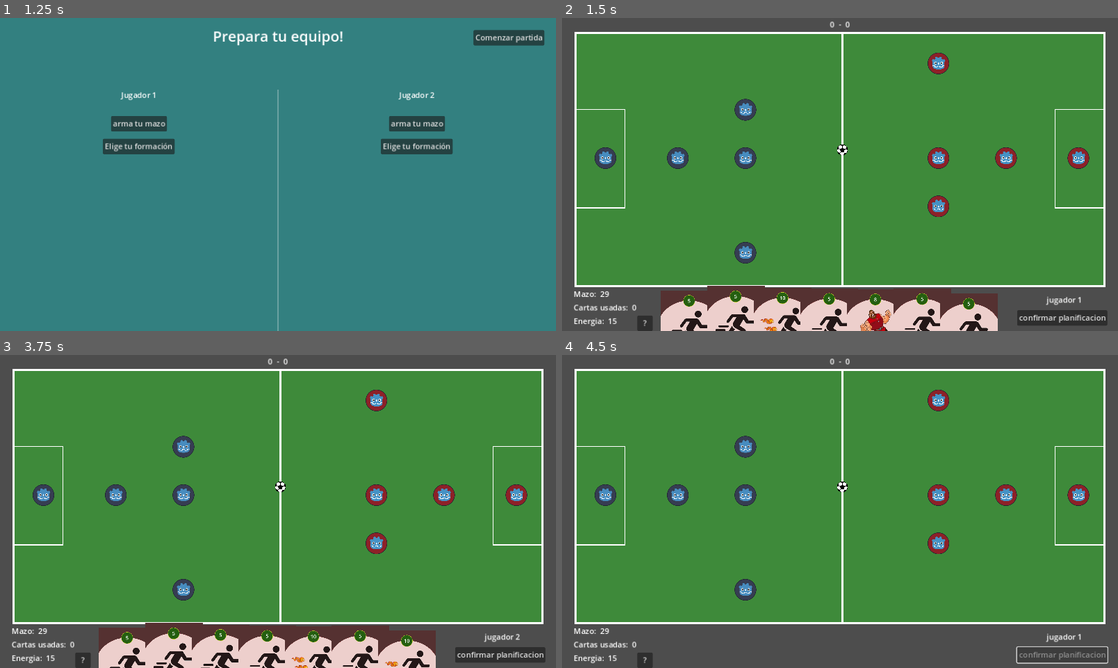
Above: before the commit, frames 1-4 (two rows, left to right).
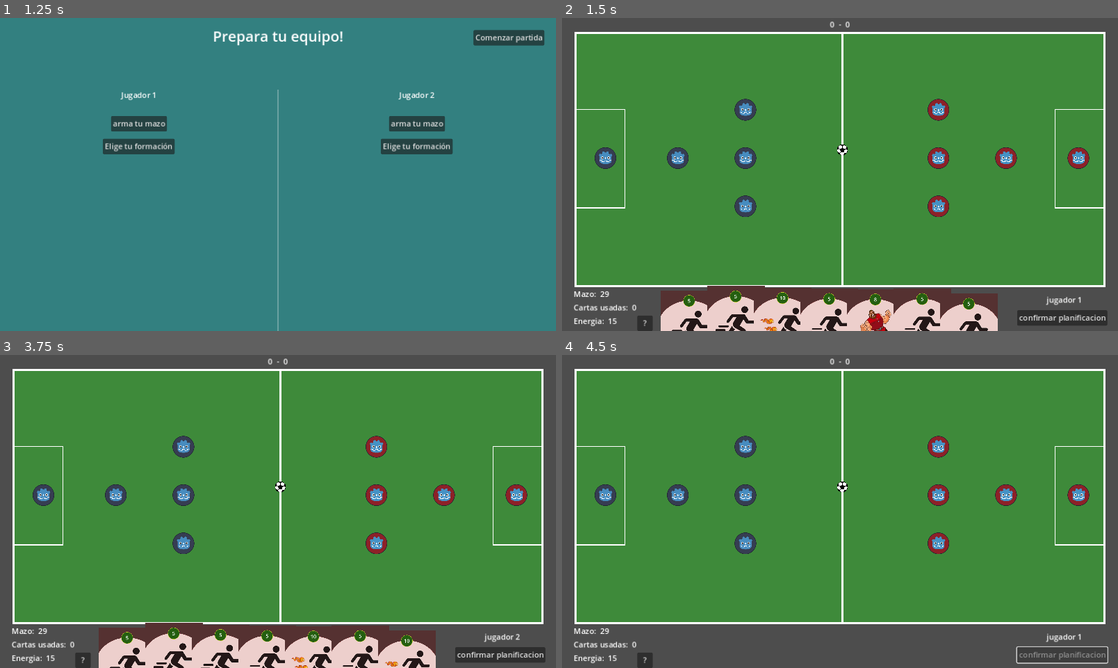
Above: after the commit, the same moments.

Repository: CardozoCasariegoLuciano/IDV_Boss_2024_S2
Game: Godot game, scene res://Views/main_menu/main_menu.tscn
Two runs of this game, one before a commit and one after it. Both use one fixed random seed, a clock stepped at 60 frames per second and the inputs below.
Inputs:
- Up to frame 1 (1.25 s): click "Nuevo juego" at 0.5 s
- Up to frame 2 (1.5 s): click "Comenzar partida" at 1.25 s
- Up to frame 3 (3.75 s): click "confirmar planificacion" at 2 s; click "?" at 2.75 s; click "Estoy listo" at 3.5 s
- Up to frame 4 (4.5 s): click "confirmar planificacion" at 4.25 s

Frame 1 is identical in both runs. In frame 2, 0.9% of the frame differs, in the area x 31-70%, y 11-79%; in frame 3, 0.9%; in frame 4, 0.9%.

Commit message:
restaurada la formacion 1, el usuario no puede jugar una carta mientras espera una accion de mover

Diff:
--- a/entities/carts/cart_template/card_template.gd
+++ b/entities/carts/cart_template/card_template.gd
@@ -56,6 +56,12 @@
 func after_set_data():
 	pass
 
+func _process(delta: float) -> void:
+	if(Global.is_waiting_action):
+		visible = false
+	else:
+		visible = true
+
 func _on_discard_card() -> void:
 	Deck.use_and_discard_card(self)
 	change_card_visibility(false)
--- a/entities/carts/cart_template/panel.gd
+++ b/entities/carts/cart_template/panel.gd
@@ -11,6 +11,7 @@
 
 func _get_drag_data(_at_position: Vector2) -> Variant:
 	if !card_sprite.visible: return
+	if(Global.is_waiting_action): return
 	Global.try_to_use_card.emit(Global.current_player_energy >= card.energy_cost)
 
 	var preview_cart = card_sprite.duplicate()
@@ -33,11 +34,11 @@
 	data.change_card_visibility(true)
 
 func _on_mouse_entered() -> void:
-	if(!is_hover and can_hover):
+	if(!is_hover and can_hover and !Global.is_waiting_action):
 		hover(1)
 
 func _on_mouse_exited() -> void:
-	if(is_hover and can_hover):
+	if(is_hover and can_hover and !Global.is_waiting_action):
 		hover(-1)
 
 func _on_gui_input(event: InputEvent) -> void:
--- a/entities/carts/movements/move_card/move_card.gd
+++ b/entities/carts/movements/move_card/move_card.gd
@@ -34,6 +34,7 @@
 		if event.button_index == MOUSE_BUTTON_LEFT  and !event.pressed:
 			click_last_value =  event.position
 			player.selected.visible = false
+			Global.is_waiting_action = false
 			player = null
 
 func after_turn():
@@ -44,7 +45,7 @@
 	if(!card_target): return
 	self.player = card_target
 	card_target.selected.visible = true
-
+	Global.is_waiting_action = true
 
 func apply_action():
 	var execute_player = card_target as Player
--- a/entities/carts/movements/move_card_plus/move_card_plus.gd
+++ b/entities/carts/movements/move_card_plus/move_card_plus.gd
@@ -35,6 +35,7 @@
 		if event.button_index == MOUSE_BUTTON_LEFT  and !event.pressed:
 			click_last_value =  event.position
 			player.selected.visible = false
+			Global.is_waiting_action = false
 			player = null
 
 func after_turn():
@@ -45,6 +46,7 @@
 	if(!card_target): return
 	self.player = card_target
 	card_target.selected.visible = true
+	Global.is_waiting_action = true
 
 
 func apply_action():
--- a/entities/formations/formatio_1/formation_1.tscn
+++ b/entities/formations/formatio_1/formation_1.tscn
@@ -3,6 +3,3 @@
 [ext_resource type="PackedScene" uid="uid://cu2rqcr65jba3" path="res://entities/formations/formation_template/formation_template.tscn" id="1_r4yt0"]
 
 [node name="formation" instance=ExtResource("1_r4yt0")]
-
-[node name="Marker2D" parent="markers" index="0"]
-position = Vector2(340, 196)
--- a/entities/pelota/drop_detector.gd
+++ b/entities/pelota/drop_detector.gd
@@ -1,8 +1,25 @@
 extends Panel
 
-func _can_drop_data(_at_position: Vector2, _data: Variant) -> bool:
-	return true
+var timer: Timer
 
-func _drop_data(_at_position: Vector2, data: Variant) -> void:
+func _ready() -> void:
+	init_timer()
+
+func init_timer():
+	timer = Timer.new()
+	timer.wait_time = 1
+	timer.one_shot = true
+	add_child(timer)
+	timer.connect("timeout", on_timer_timeout)
+
+func on_timer_timeout():
+	visible = true
+
+func _can_drop_data(_at_position: Vector2, data: Variant) -> bool:
 	if(data is Wall_card):
 		data.change_card_visibility(true)
+		return false
+	else:
+		visible = false
+		timer.start()
+		return true
--- a/globals/GLOBAL.gd
+++ b/globals/GLOBAL.gd
@@ -11,6 +11,8 @@
 var current_player_energy := INIT_ENERGY
 var player_1_goals = 0
 var player_2_goals = 0
+
+var is_waiting_action = false
 
 var clean_timer: Timer
 var disaable_timer: Timer
